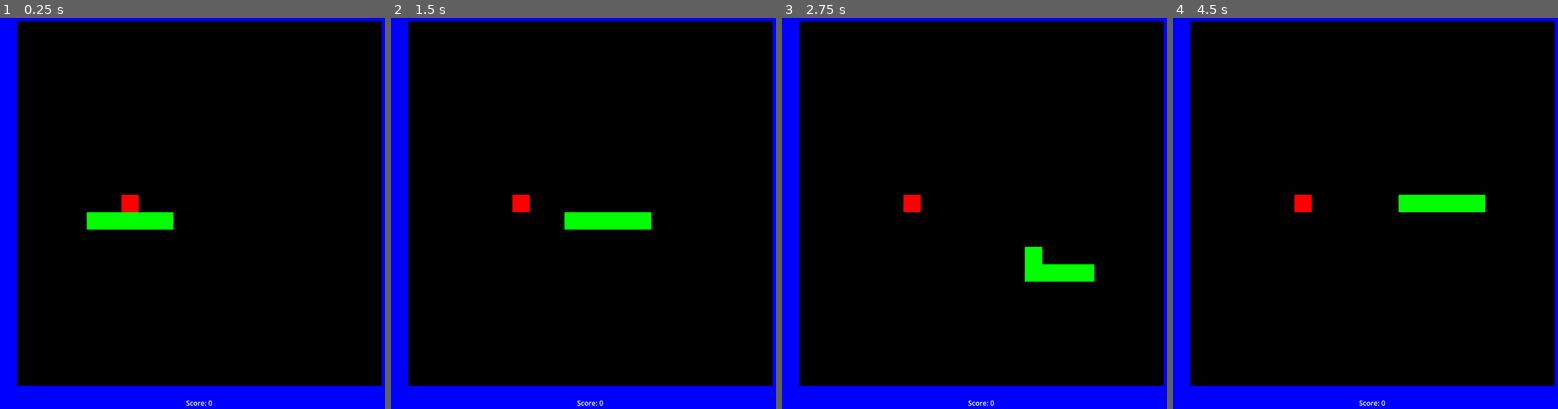
Above: before the commit, frames 1-4 (left to right).
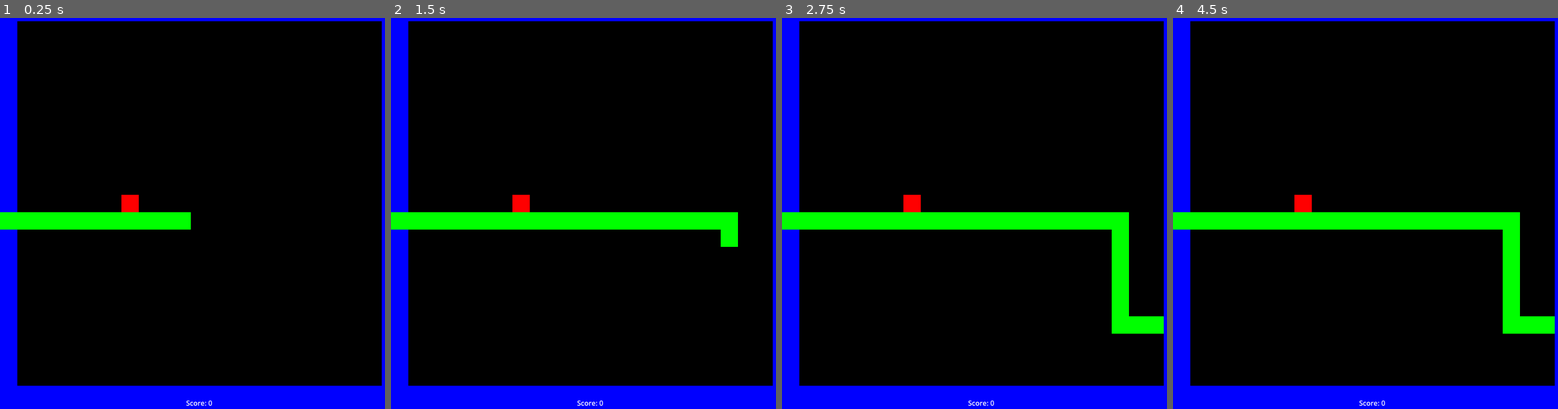
Above: after the commit, the same moments.

Repository: jedim101/snake
Game: Godot game, scene res://scenes/main.tscn
Same seed, same stepped clock (60 frames per second), same inputs: the game is played once before the commit and once after it.
Inputs:
- Up to frame 1 (0.25 s): no input
- Up to frame 2 (1.5 s): hold Right (move_right) 0.53-1.28 s; hold Down (move_down) from 1.28 s (still down)
- Up to frame 3 (2.75 s): release Down (move_down) at 2.03 s; hold Right (move_right) from 2.03 s (still down)
- Up to frame 4 (4.5 s): release Right (move_right) at 2.78 s; hold Up (move_up) 2.78-3.53 s; hold Left (move_left) from 3.53 s (still down)

The runs differ from the first frame. In frame 1, 1.2% of the frame differs, in the area x 0-50%, y 49-55%; in frame 2, 3.3%; in frame 3, 6.7%, in the area x 0-100%, y 49-81%; in frame 4, 6.7%.

Commit message:
minor fixes

Diff:
--- a/scenes/main.gd
+++ b/scenes/main.gd
@@ -2,7 +2,7 @@
 
 @export var start_length: int
 var direction = Vector2(1, 0)
-var new_direction = Vector2(1, 0)
+var next_direction = Vector2(1, 0)
 
 var start_position = Vector2(7 * 40 + 40, 11 * 40 + 40)
 
@@ -19,6 +19,7 @@
 	$Timer.start()
 
 func _process(_delta):
+	var new_direction = next_direction
 	if Input.is_action_pressed("move_right"):
 		new_direction = Vector2(1, 0)
 	elif Input.is_action_pressed("move_left"):
@@ -29,8 +30,8 @@
 		new_direction = Vector2(0, -1)
 
 	# no turning around
-	if new_direction + direction == Vector2(0, 0):
-		new_direction = direction
+	if new_direction + direction != Vector2(0, 0):
+		next_direction = new_direction
 
 	# $Head.position += direction * 40 * (delta / $Timer.wait_time)
 
@@ -49,7 +50,7 @@
 		$Apple.position = new_position
 
 func _on_Timer_timeout():
-	direction = new_direction
+	direction = next_direction
 	var new_head_position = $Head.position + direction * 40
 
 	if new_head_position in snake_positions() or new_head_position.x < 40 or new_head_position.x > 840 or new_head_position.y < 40 or new_head_position.y > 840:
--- a/scenes/main.tscn
+++ b/scenes/main.tscn
@@ -5,7 +5,7 @@
 
 [node name="Main" type="Node"]
 script = ExtResource("1_s41xl")
-start_length = 5
+start_length = 440
 
 [node name="Sprite2D" type="Sprite2D" parent="."]
 position = Vector2(460, 460)
@@ -25,7 +25,7 @@
 vertical_alignment = 1
 
 [node name="Timer" type="Timer" parent="."]
-wait_time = 0.2
+wait_time = 0.1
 
 [node name="Head" type="ColorRect" parent="."]
 offset_left = -40.0
